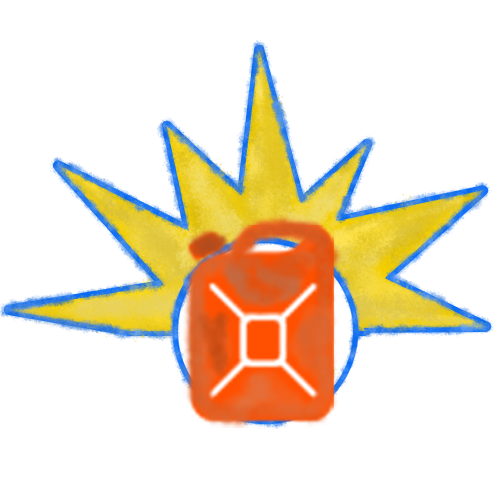
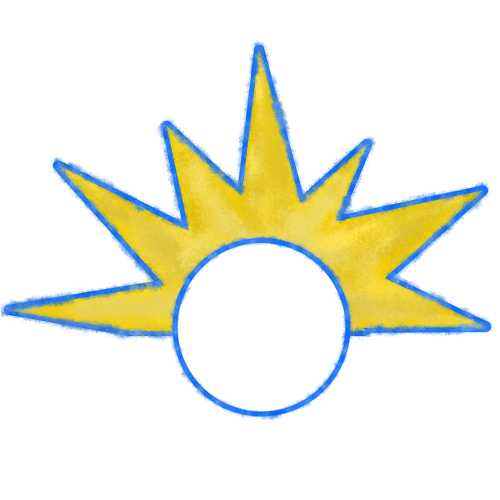
Layered file, before and after one edit (w=500, h=500). Changes by layer:
hid "Layer 2" over 178, 215, 344, 428
hid "Layer 5" over 168, 234, 363, 429
added layer "Ellipse 1" above "Layer 4 copy" over 184, 252, 335, 401
added layer "Layer 4 copy" above "Layer 4" over 168, 234, 355, 421
hid "Layer 4" over 168, 234, 355, 421
